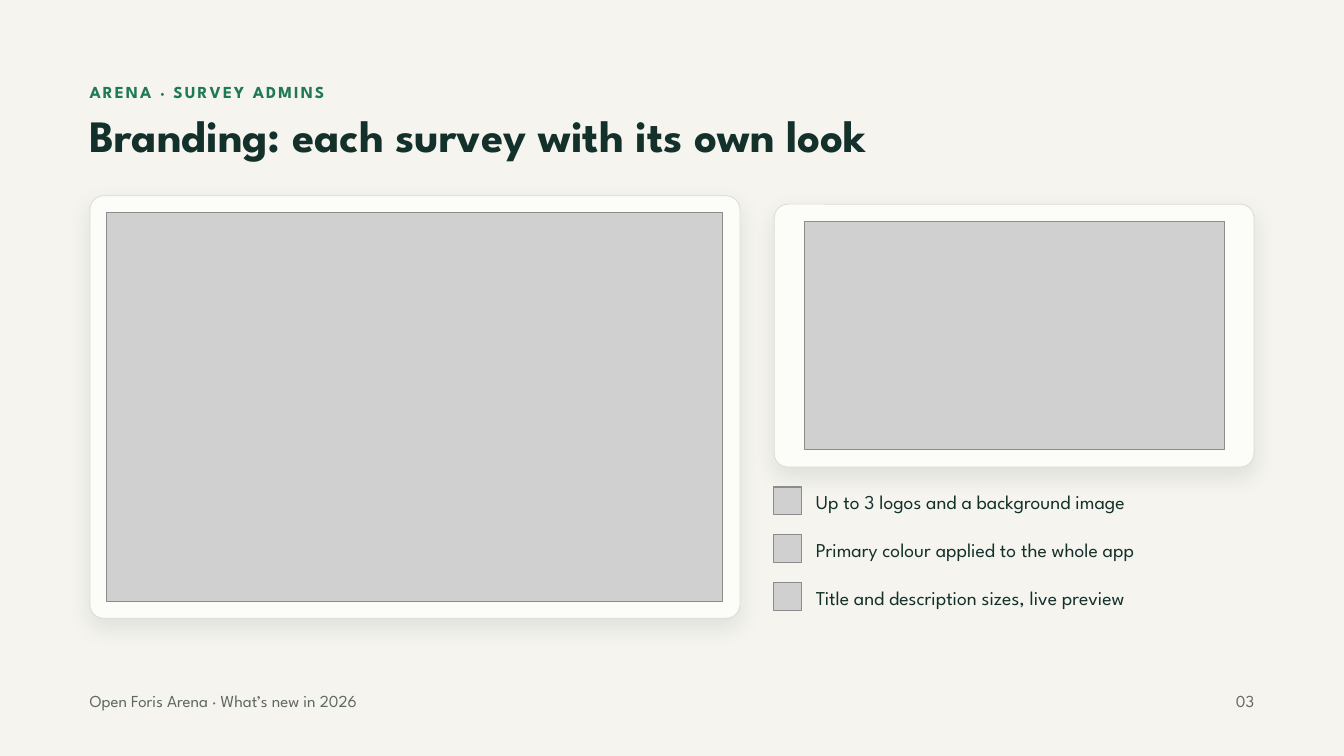
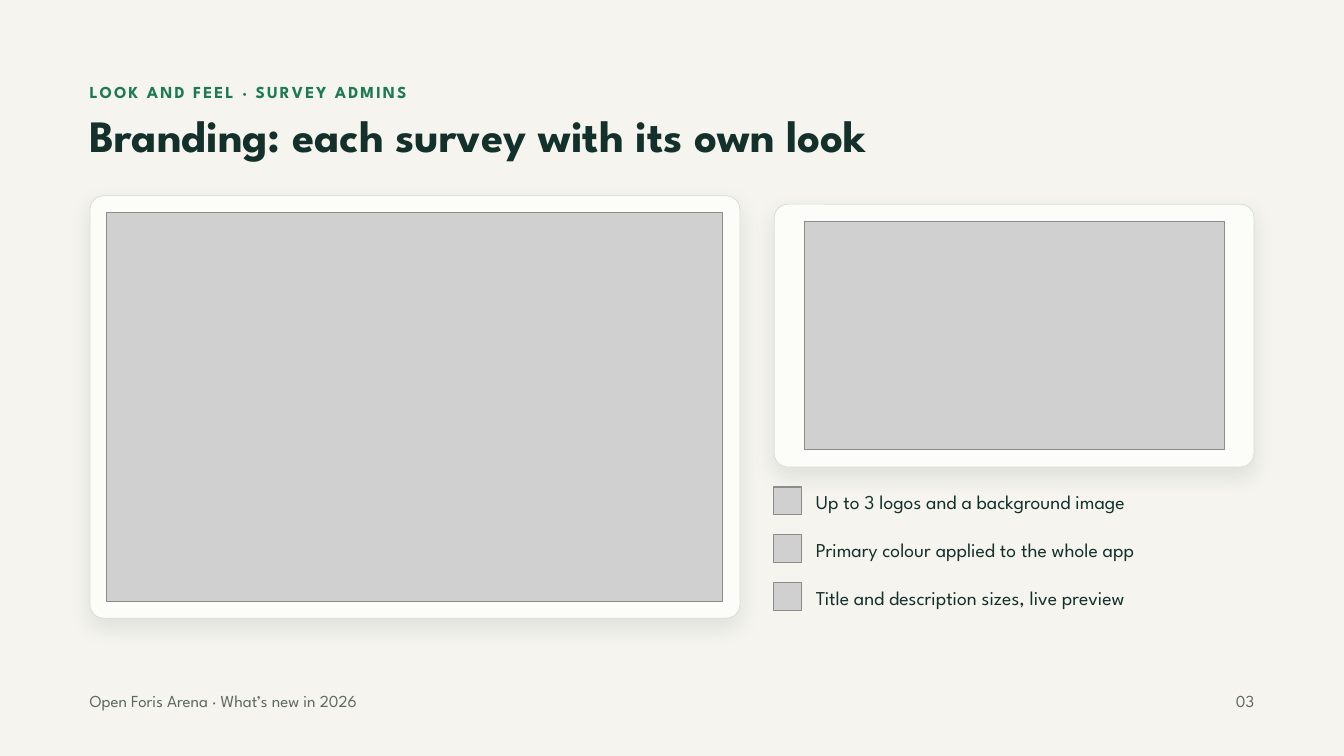
Before and after one commit to openforis/arena, a slide deck: slide 3 of docs/whats-new-2026/arena-whats-new-2026.pptx. Drawn at 1344x756 pixels with LibreOffice and Linux fonts; fonts in the diff are those of the drawing; grey boxes stand for pictures. Boxes give left, top, right and bottom in pixels: in the first picture for what was removed or moved away, otherwise in the second. Text is boxed around its words. In the diff, an @@ line names an element or a change of style, - is before the commit and + after.

Commit message:
Docs: What's new in 2026: deck aligned with the video, current Arena and Arena Mobile icons
- Deck (pptx and pdf): slides grouped by area like the video; new slides: sign in with Google and 2FA for everyone, preloaded map layers, position tracking, one AI slide; ODK import no longer beta; Data Explorer slide without the AI query; current Arena logo
- Video: current Arena Mobile icon

```diff
--- a/docs/whats-new-2026/arena-whats-new-2026.pptx
+++ b/docs/whats-new-2026/arena-whats-new-2026.pptx
@@ text at (90,86,407,98): text changed @@
-ARENA · SURVEY ADMINS
+LOOK AND FEEL · SURVEY ADMINS
```
Also in this commit, not shown: 9 other slides changed, 4 slides added, 3 other files.
